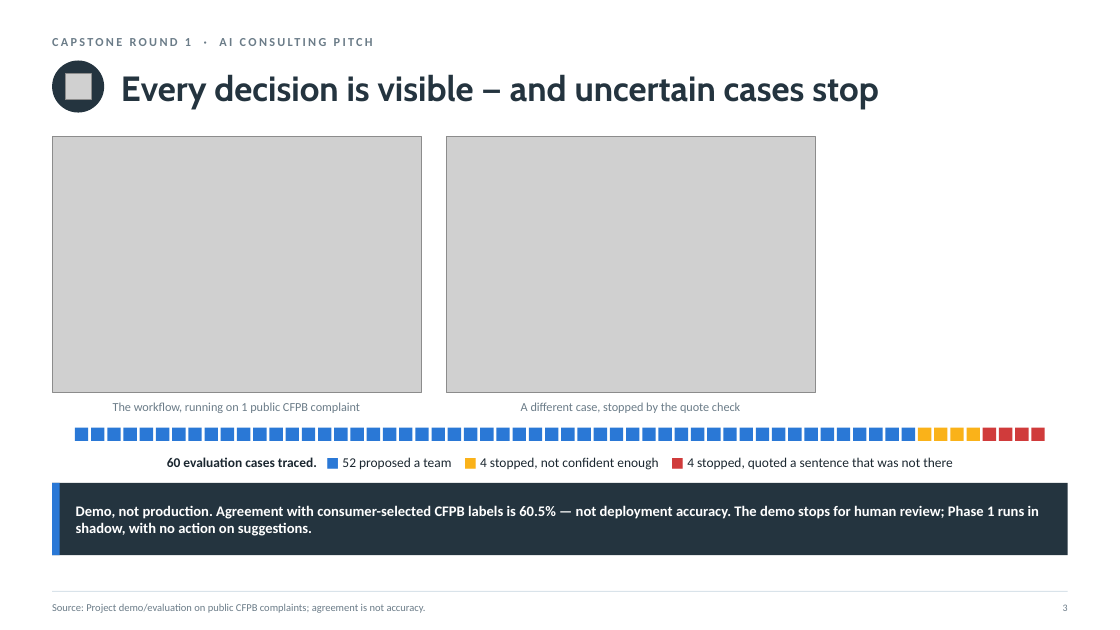
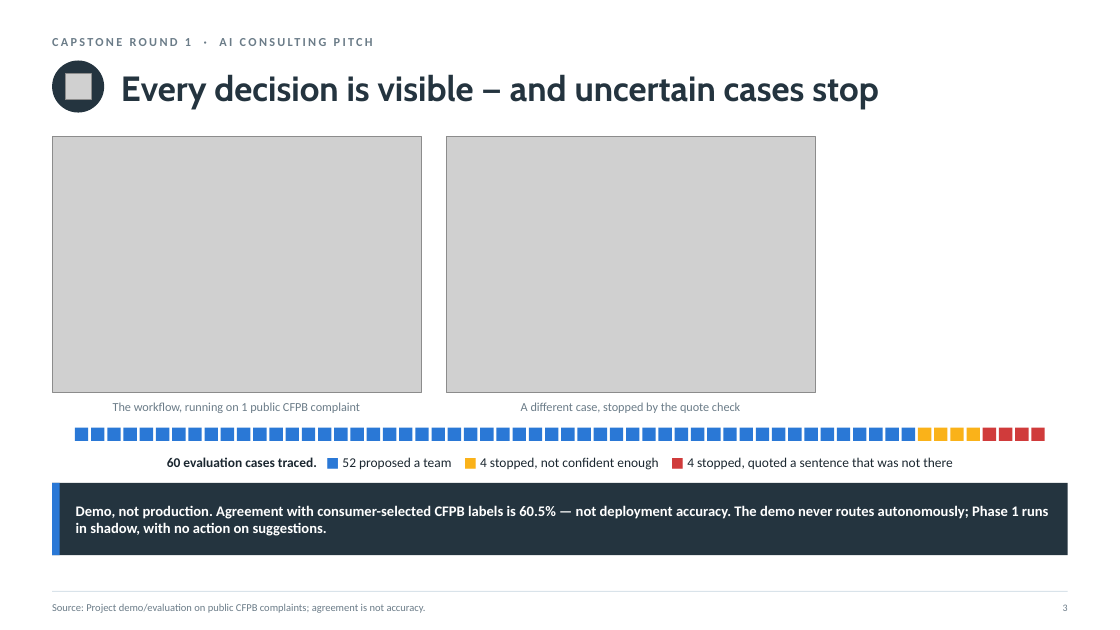
Before and after one commit to nyelugo/PROJECT-Capstone-AI-Consulting, a slide deck: slide 4 of presentation/round1_pitch.pptx. Drawn at 1120x630 pixels with LibreOffice and Linux fonts; fonts in the diff are those of the drawing; grey boxes stand for pictures. Boxes give left, top, right and bottom in pixels: in the first picture for what was removed or moved away, otherwise in the second. Text is boxed around its words. In the diff, an @@ line names an element or a change of style, - is before the commit and + after.

```diff
--- a/presentation/round1_pitch.pptx
+++ b/presentation/round1_pitch.pptx
@@ text at [76, 505, 1049, 536]: text changed @@
-Demo, not production. Agreement with consumer-selected CFPB labels is 60.5% — not deployment accuracy. The demo stops for human review; Phase 1 runs in shadow, with no action on suggestions.
+Demo, not production. Agreement with consumer-selected CFPB labels is 60.5% — not deployment accuracy. The demo never routes autonomously; Phase 1 runs in shadow, with no action on suggestions.
```
Also in this commit, not shown: 2 other slides changed, 7 other files.
